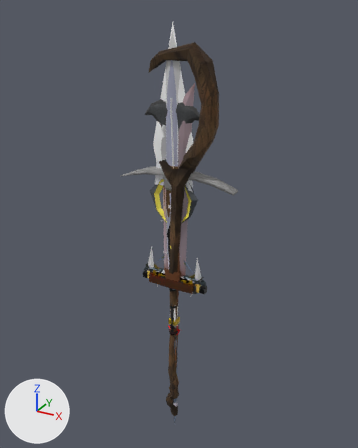
What one commit did to the glTF model models/swords.glb.
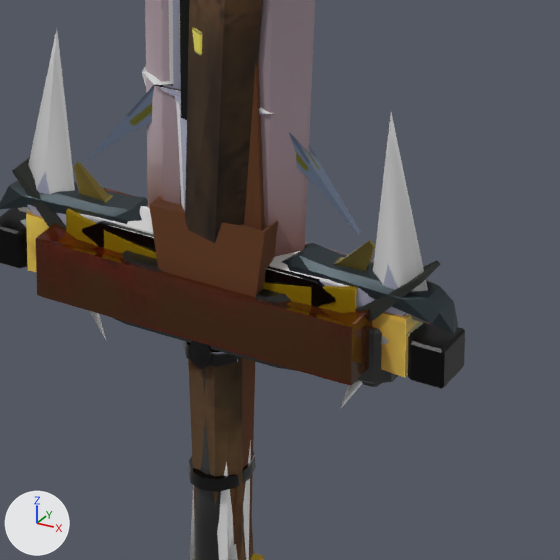
Each version appears first whole from a 50 mm lens placed at (6.88, -12.17, 8.91), pointed at (-0.03, 0.4, 2.63), and next in a close-up on the part from 40% to 61% of the width and 54% to 71% of the height. Lighting does not change. The marker at lower left points along +X, +Y and +Z. Where no turn or scale is listed for an object, it has been applied to the vertices.

The first close-up shows 'sword.dragonSpear', 'sword.drakfoid.glow', 'sword.falkata', 'sword.grimblue', 'sword.masfinaBlade', 'sword.normal', 'sword.redprince', 'sword.rod', 'sword.ruztysword', 'sword.sarpion', 'sword.staffofmare', 'sword.stick'.
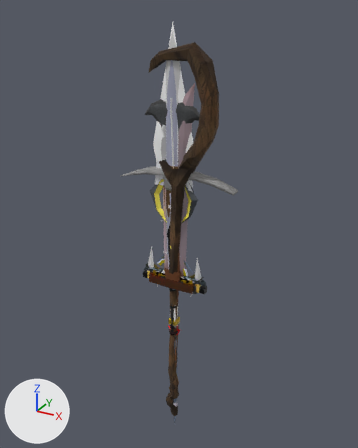
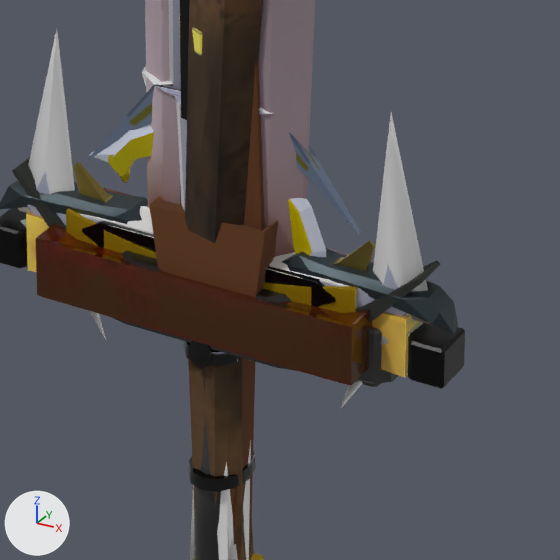
Where the newer file only moved an object's origin or applied its transform, the numbers keep the older frame.

What changed in the scene script:
```text
Add img_majestybladetex:
    img_majestybladetex = load_image('majestyBladeTex', '_unpacked/majestyBladeTex', 824, 824, 'sRGB')
Add img_majestyhandletex:
    img_majestyhandletex = load_image('majestyHandleTex', '_unpacked/majestyHandleTex', 824, 824, 'sRGB')
Add mat_majestyblademat:
    mat_majestyblademat = principled_material('majestyBladeMat')
    mat_majestyblademat.texture = img_majestybladetex
    mat_majestyblademat.metallic = 0.256
    mat_majestyblademat.roughness = 0.0829
Add mat_majestyhandlemat:
    mat_majestyhandlemat = principled_material('majestyHandleMat')
    mat_majestyhandlemat.texture = img_majestyhandletex
    mat_majestyhandlemat.roughness = 1.0
Add mat_majestyglowmat:
    mat_majestyglowmat = principled_material('majestyGlowMat')
    mat_majestyglowmat.base_color = (1.0, 1.0, 1.0)  # white #ffffff
    mat_majestyglowmat.metallic = 1.0
    mat_majestyglowmat.roughness = 1.0
    mat_majestyglowmat.emission_color = (1.0, 0.0, 0.00258)  # red #ff0009
    mat_majestyglowmat.emission_strength = 1.0
Add me_sword_majesty_glow:
    me_sword_majesty_glow.from_pydata(...)  # 447 vertices, 847 faces; spans x -0.67..0.66, y -0.13..0.13, z -1.23..6.47
    # faces by material slot: [247, 516, 84]
    me_sword_majesty_glow.materials.append(mat_majestyblademat)  # picture img_majestybladetex
    me_sword_majesty_glow.materials.append(mat_majestyhandlemat)  # picture img_majestyhandletex
    me_sword_majesty_glow.materials.append(mat_majestyglowmat)  # white #ffffff
Add ob_sword_majesty_glow:
    ob_sword_majesty_glow = bpy.data.objects.new('sword.majesty.glow', me_sword_majesty_glow)
    ob_sword_majesty_glow.location = (0.0, 0.0, 0.0)
```

Location of each change, (x1, y1, x2, y2) in pixels of the close-ups (560 x 560 px):
'sword.majesty.glow', added: after (89, 124, 326, 361)
